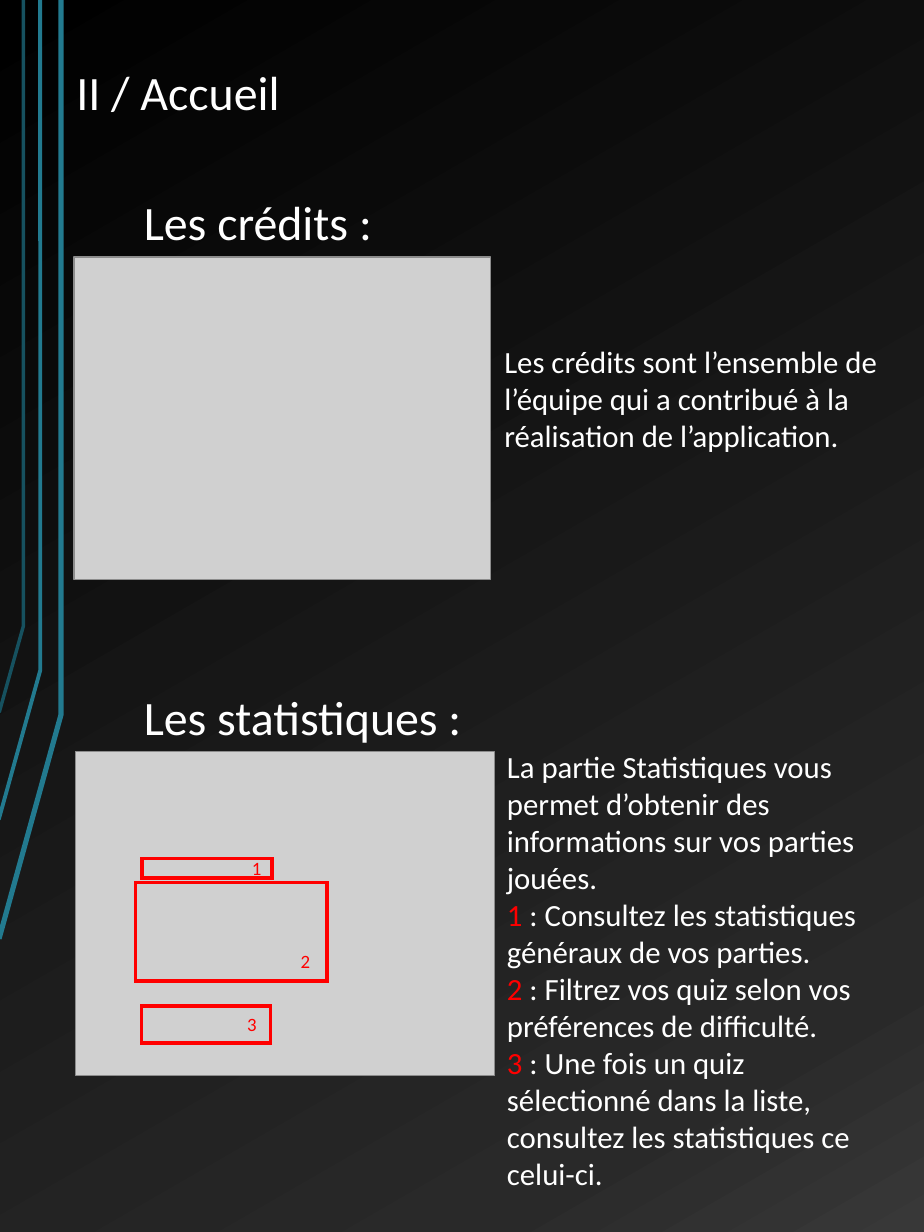
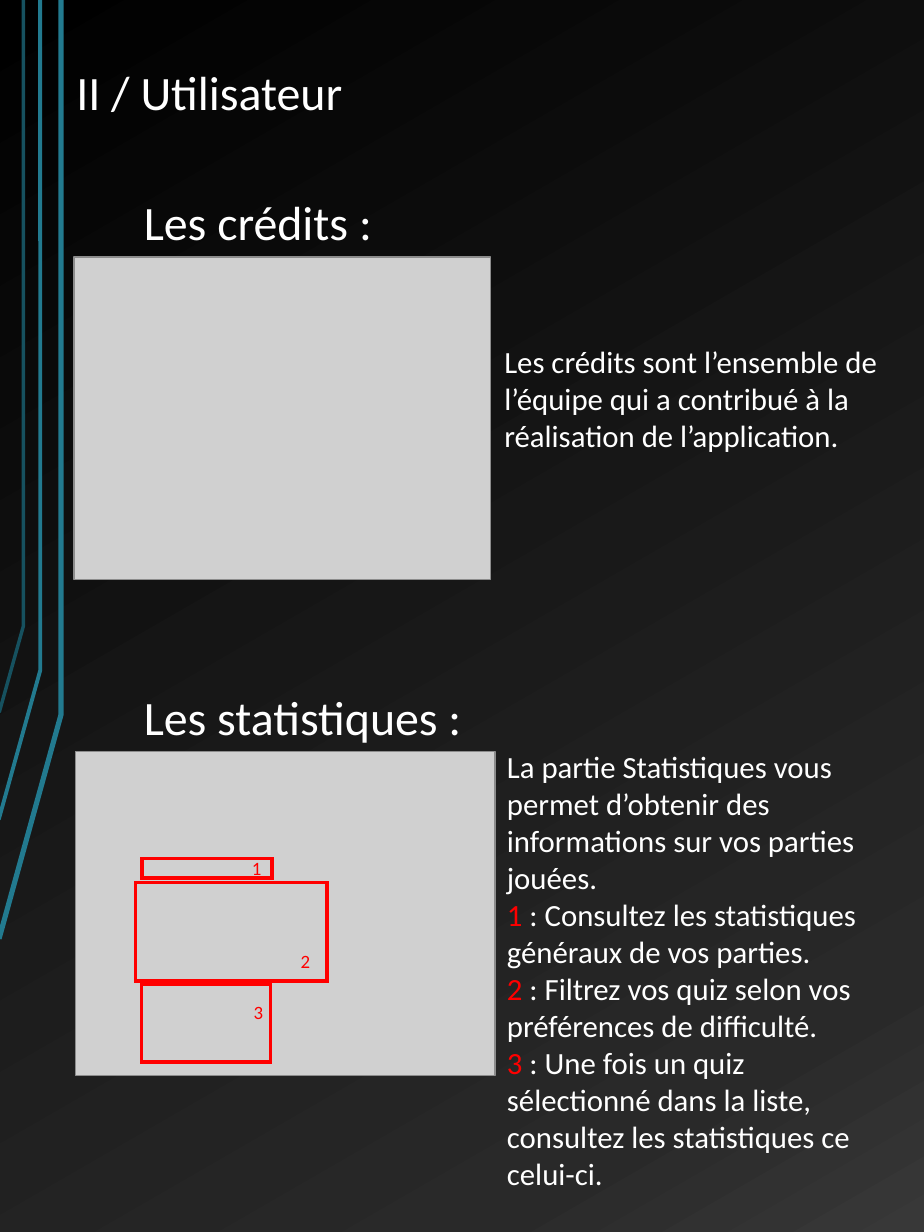
Before and after one commit to LordAlbas/warquiz, a slide deck: slide 4 of Docs/manuel utilisateur WQ.pptx. Drawn at 924x1232 pixels with LibreOffice and Linux fonts; fonts in the diff are those of the drawing; grey boxes stand for pictures. Boxes give left, top, right and bottom in pixels: in the first picture for what was removed or moved away, otherwise in the second. Text is boxed around its words. In the diff, an @@ line names an element or a change of style, - is before the commit and + after.

Commit message:
manuel utilisateur.pptx

```diff
--- a/Docs/manuel utilisateur WQ.pptx
+++ b/Docs/manuel utilisateur WQ.pptx
@@ text at (76,76,343,111): text changed @@
-II / Accueil
+II / Utilisateur
@@ rectangle: place and size @@
-rectangle at (142,1007,271,1044)
+rectangle at (142,984,271,1062)
@@ text "3": place and size @@
-text "3" at (247,1019,257,1031)
+text "3" at (254,1007,264,1019)
```
Also in this commit, not shown: 5 other slides changed, 1 slide added.
